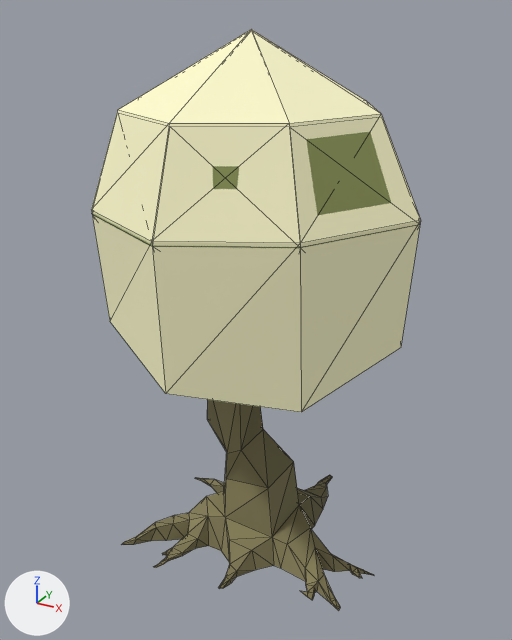
An edit to the OBJ model public/models/trees/magic/magic.obj, drawn before and after from the same camera.
Both versions are drawn from a camera (50 mm lens) standing at (260.0, -478.0, 463.0) and looking at (-3.0, 0.0, 225.0). Lighting does not change. The marker at lower left points along +X, +Y and +Z. The picture after the commit comes second. Mesh edges are drawn as thin lines. Where no turn or scale is listed for an object, it has been applied to the vertices.

In view in the first picture: 'Object Magic tree 2026-10-08_17-04-27'.
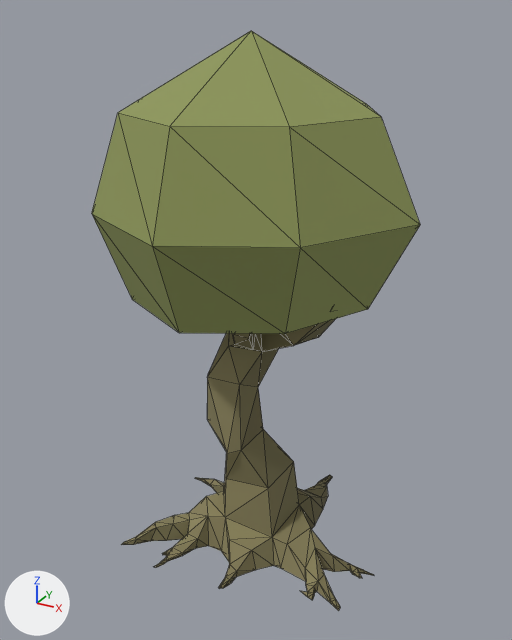
Where the change shows, as pixel boxes (x1, y1, x2, y2) in the pictures (512 x 640 px):
'Object Magic tree 2026-10-08_17-04-27', reshaped: before (91, 29, 421, 611); after (92, 31, 420, 611)
part 1 of me_object_magic_tree_2026_10_08_17_04_27, deleted (beige): before (91, 29, 421, 412)

Patch to the scene script:
```diff
--- a/public/models/trees/magic/magic.obj.py
+++ b/public/models/trees/magic/magic.obj.py
@@ me_object_magic_tree_2026_10_08_17_04_27 @@
-me_object_magic_tree_2026_10_08_17_04_27.from_pydata(...)  # 309 vertices, 503 faces; spans x -144.0..128.0, y -130.0..124.0, z 0.0..450.0
-me_object_magic_tree_2026_10_08_17_04_27.materials.append(mat_c0)  # beige #fffcce
+me_object_magic_tree_2026_10_08_17_04_27.from_pydata(...)  # 284 vertices, 560 faces; spans x -144.0..128.0, y -130.0..124.0, z 0.0..449.0
+# me_object_magic_tree_2026_10_08_17_04_27 part 1: the loose piece of 25 vertices spanning x -144.0..128.0, y -130.0..124.0, z 200.0..450.0 is deleted
+# other edits to the shape of me_object_magic_tree_2026_10_08_17_04_27 do not show in these pictures
 me_object_magic_tree_2026_10_08_17_04_27.materials.append(mat_c1)
@@ me_object_magic_tree_2026_10_08_17_04_27 @@
 me_object_magic_tree_2026_10_08_17_04_27.materials.append(mat_c142)
+me_object_magic_tree_2026_10_08_17_04_27.materials.append(mat_c143)  # green #7f8851
+me_object_magic_tree_2026_10_08_17_04_27.materials.append(mat_c144)  # dark yellow #736c4b
+me_object_magic_tree_2026_10_08_17_04_27.materials.append(mat_c145)  # dark yellow #736c4b
+me_object_magic_tree_2026_10_08_17_04_27.materials.append(mat_c146)  # brown #726c4c
+me_object_magic_tree_2026_10_08_17_04_27.materials.append(mat_c147)  # dark yellow #736c4c
+me_object_magic_tree_2026_10_08_17_04_27.materials.append(mat_c148)  # dark yellow #736c4b
+me_object_magic_tree_2026_10_08_17_04_27.materials.append(mat_c149)  # dark yellow #736c4b
+me_object_magic_tree_2026_10_08_17_04_27.materials.append(mat_c150)  # dark yellow #736c4b
+me_object_magic_tree_2026_10_08_17_04_27.materials.append(mat_c151)  # brown #726c4b
+me_object_magic_tree_2026_10_08_17_04_27.materials.append(mat_c152)  # dark yellow #736c4b
+me_object_magic_tree_2026_10_08_17_04_27.materials.append(mat_c153)  # dark yellow #736c4b
+me_object_magic_tree_2026_10_08_17_04_27.materials.append(mat_c154)  # brown #726c4b
+me_object_magic_tree_2026_10_08_17_04_27.materials.append(mat_c155)  # brown #726c4b
+me_object_magic_tree_2026_10_08_17_04_27.materials.append(mat_c156)  # dark yellow #736c4b
+me_object_magic_tree_2026_10_08_17_04_27.materials.append(mat_c157)  # dark yellow #736c4b
+me_object_magic_tree_2026_10_08_17_04_27.materials.append(mat_c158)  # dark yellow #736c4c
+me_object_magic_tree_2026_10_08_17_04_27.materials.append(mat_c159)  # dark yellow #736c4c
+me_object_magic_tree_2026_10_08_17_04_27.materials.append(mat_c160)  # dark yellow #736c4c
+me_object_magic_tree_2026_10_08_17_04_27.materials.append(mat_c161)  # dark yellow #736c4c
+me_object_magic_tree_2026_10_08_17_04_27.materials.append(mat_c162)  # brown #726c4b
+me_object_magic_tree_2026_10_08_17_04_27.materials.append(mat_c163)  # brown #726c4c
+me_object_magic_tree_2026_10_08_17_04_27.materials.append(mat_c164)  # brown #726c4c
```
